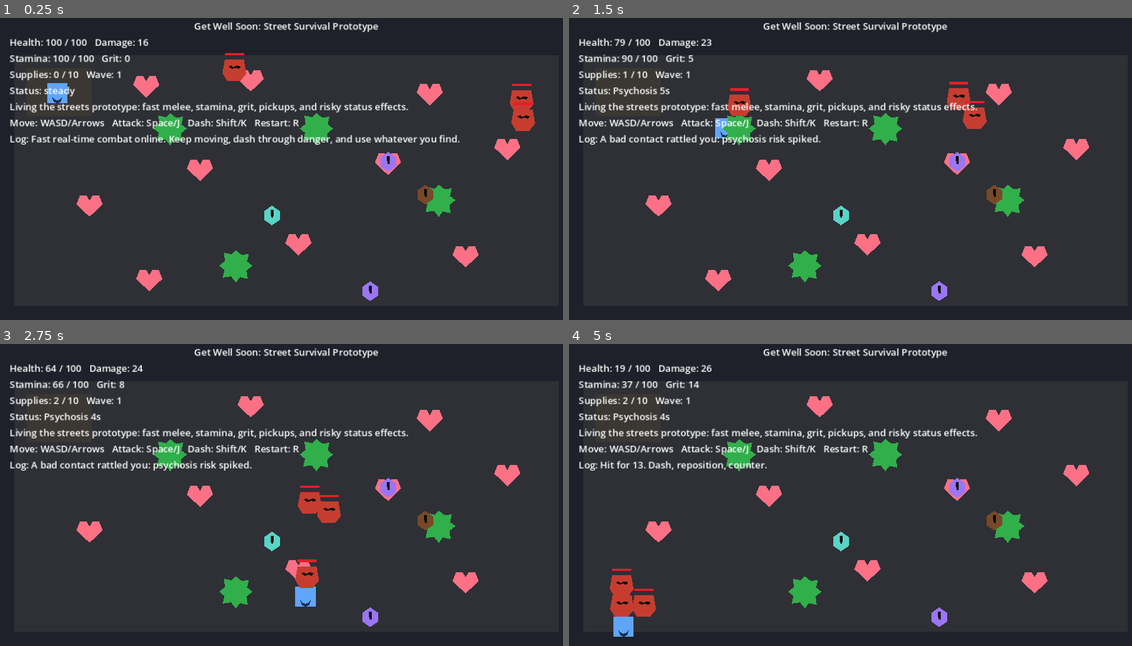
Above: before the commit, frames 1-4 (two rows, left to right).
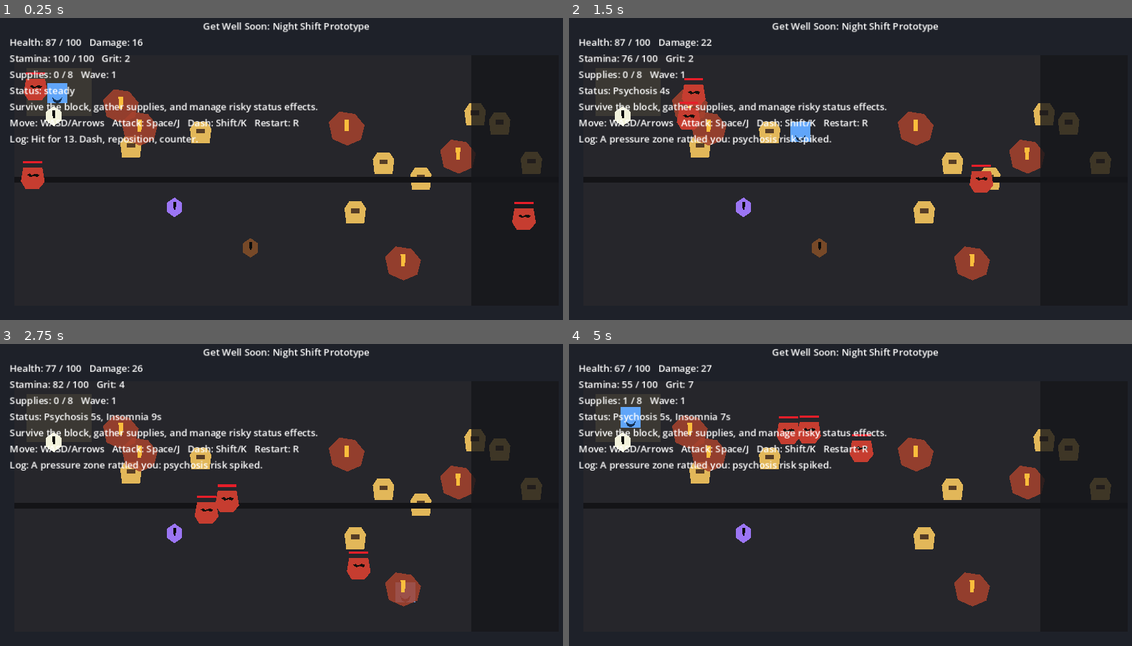
Above: after the commit, the same moments.

Repository: derekables/Get-Well-Soon
Game: Godot game, scene res://scenes/main.tscn
The game is run twice, just before and just after one commit, with the same random seed, the same clock (stepped at 60 frames per second) and the same inputs.
Inputs:
- Up to frame 1 (0.25 s): no input
- Up to frame 2 (1.5 s): hold D (move_right) 0.53-1.28 s; tap Shift (dash) at 0.6 s; hold S (move_down) from 1.28 s (still down); tap Space (attack) at 1.35 s
- Up to frame 3 (2.75 s): tap Shift (dash) at 1.55, 2.1 s; release S (move_down) at 2.03 s; hold D (move_right) from 2.03 s (still down)
- Up to frame 4 (5 s): release D (move_right) at 2.78 s; hold W (move_up) 2.78-3.53 s; tap Shift (dash) at 2.85, 3.8, 4.35 s; hold A (move_left) from 3.53 s (still down); tap Space (attack) at 3.6 s

The runs differ from the first frame. In frame 1, 25% of the frame differs, in the area x 1-100%, y 1-96%; in frame 2, 25%; in frame 3, 25%; in frame 4, 25%, in the area x 1-100%, y 1-97%.

Commit message:
Remove placeholder hearts and germs

Diff:
--- a/scenes/germ.tscn
+++ /dev/null
@@ -1,16 +0,0 @@
-[gd_scene load_steps=3 format=3]
-
-[ext_resource type="Script" path="res://scripts/hazard.gd" id="1_hazard"]
-
-[sub_resource type="CircleShape2D" id="CircleShape2D_germ"]
-radius = 24.0
-
-[node name="Germ" type="Area2D"]
-script = ExtResource("1_hazard")
-
-[node name="Shape" type="Polygon2D" parent="."]
-color = Color(0.192157, 0.690196, 0.298039, 1)
-polygon = PackedVector2Array(0, -26, 10, -18, 22, -20, 19, -7, 28, 0, 18, 8, 20, 22, 7, 19, 0, 28, -8, 18, -22, 20, -19, 7, -28, 0, -18, -8, -20, -22, -7, -19)
-
-[node name="CollisionShape2D" type="CollisionShape2D" parent="."]
-shape = SubResource("CircleShape2D_germ")
--- a/scenes/heart.tscn
+++ /dev/null
@@ -1,16 +0,0 @@
-[gd_scene load_steps=3 format=3]
-
-[ext_resource type="Script" path="res://scripts/coin.gd" id="1_coin"]
-
-[sub_resource type="CircleShape2D" id="CircleShape2D_heart"]
-radius = 18.0
-
-[node name="Heart" type="Area2D"]
-script = ExtResource("1_coin")
-
-[node name="Shape" type="Polygon2D" parent="."]
-color = Color(0.984314, 0.443137, 0.521569, 1)
-polygon = PackedVector2Array(0, 18, -22, -3, -16, -18, -5, -18, 0, -9, 5, -18, 16, -18, 22, -3)
-
-[node name="CollisionShape2D" type="CollisionShape2D" parent="."]
-shape = SubResource("CircleShape2D_heart")
--- a/scenes/main.tscn
+++ b/scenes/main.tscn
@@ -1,8 +1,6 @@
-[gd_scene load_steps=5 format=3]
+[gd_scene load_steps=3 format=3]
 
 [ext_resource type="PackedScene" path="res://scenes/player.tscn" id="1_player"]
-[ext_resource type="PackedScene" path="res://scenes/heart.tscn" id="2_heart"]
-[ext_resource type="PackedScene" path="res://scenes/germ.tscn" id="3_germ"]
 [ext_resource type="Script" path="res://scripts/game.gd" id="4_game"]
 
 [node name="Game" type="Node2D"]
@@ -18,9 +16,9 @@
 offset_top = 72.0
 offset_right = 936.0
 offset_bottom = 492.0
-color = Color(0.18, 0.19, 0.21, 1)
+color = Color(0.15, 0.15, 0.17, 1)
 
-[node name="Bed" type="ColorRect" parent="."]
+[node name="SafeCorner" type="ColorRect" parent="."]
 offset_left = 44.0
 offset_top = 94.0
 offset_right = 154.0
@@ -30,51 +28,23 @@
 [node name="Player" parent="." instance=ExtResource("1_player")]
 position = Vector2(96, 136)
 
-[node name="Coins" type="Node2D" parent="."]
+[node name="Supplies" type="Node2D" parent="."]
 
-[node name="Heart1" parent="Coins" instance=ExtResource("2_heart")]
-position = Vector2(245, 125)
+[node name="PressureZones" type="Node2D" parent="."]
 
-[node name="Heart2" parent="Coins" instance=ExtResource("2_heart")]
-position = Vector2(420, 115)
+[node name="StreetDivider" type="ColorRect" parent="."]
+offset_left = 24.0
+offset_top = 276.0
+offset_right = 936.0
+offset_bottom = 286.0
+color = Color(0.08, 0.08, 0.09, 1)
 
-[node name="Heart3" parent="Coins" instance=ExtResource("2_heart")]
-position = Vector2(720, 138)
-
-[node name="Heart4" parent="Coins" instance=ExtResource("2_heart")]
-position = Vector2(850, 230)
-
-[node name="Heart5" parent="Coins" instance=ExtResource("2_heart")]
-position = Vector2(650, 255)
-
-[node name="Heart6" parent="Coins" instance=ExtResource("2_heart")]
-position = Vector2(335, 265)
-
-[node name="Heart7" parent="Coins" instance=ExtResource("2_heart")]
-position = Vector2(150, 325)
-
-[node name="Heart8" parent="Coins" instance=ExtResource("2_heart")]
-position = Vector2(500, 390)
-
-[node name="Heart9" parent="Coins" instance=ExtResource("2_heart")]
-position = Vector2(780, 410)
-
-[node name="Heart10" parent="Coins" instance=ExtResource("2_heart")]
-position = Vector2(250, 450)
-
-[node name="Hazards" type="Node2D" parent="."]
-
-[node name="Germ1" parent="Hazards" instance=ExtResource("3_germ")]
-position = Vector2(285, 195)
-
-[node name="Germ2" parent="Hazards" instance=ExtResource("3_germ")]
-position = Vector2(530, 195)
-
-[node name="Germ3" parent="Hazards" instance=ExtResource("3_germ")]
-position = Vector2(735, 315)
-
-[node name="Germ4" parent="Hazards" instance=ExtResource("3_germ")]
-position = Vector2(395, 425)
+[node name="AlleyShadow" type="ColorRect" parent="."]
+offset_left = 790.0
+offset_top = 72.0
+offset_right = 936.0
+offset_bottom = 492.0
+color = Color(0.08, 0.085, 0.1, 0.8)
 
 [node name="Enemies" type="Node2D" parent="."]
 
@@ -96,7 +66,7 @@
 
 [node name="TitleLabel" type="Label" parent="UI/MarginContainer/VBoxContainer"]
 layout_mode = 2
-text = "Get Well Soon: Street Survival Prototype"
+text = "Get Well Soon: Night Shift Prototype"
 horizontal_alignment = 1
 
 [node name="HealthLabel" type="Label" parent="UI/MarginContainer/VBoxContainer"]
@@ -109,7 +79,7 @@
 
 [node name="ScoreLabel" type="Label" parent="UI/MarginContainer/VBoxContainer"]
 layout_mode = 2
-text = "Supplies: 0 / 10   Wave: 1"
+text = "Supplies: 0 / 8   Wave: 1"
 
 [node name="StatusLabel" type="Label" parent="UI/MarginContainer/VBoxContainer"]
 layout_mode = 2
@@ -117,7 +87,7 @@
 
 [node name="MessageLabel" type="Label" parent="UI/MarginContainer/VBoxContainer"]
 layout_mode = 2
-text = "Living the streets prototype: fast melee, stamina, grit, pickups, and risky status effects."
+text = "Survive the block, gather supplies, and manage risky status effects."
 
 [node name="RestartLabel" type="Label" parent="UI/MarginContainer/VBoxContainer"]
 layout_mode = 2
--- /dev/null
+++ b/scenes/pressure_zone.tscn
@@ -0,0 +1,20 @@
+[gd_scene load_steps=3 format=3]
+
+[ext_resource type="Script" path="res://scripts/pressure_zone.gd" id="1_pressure_zone"]
+
+[sub_resource type="CircleShape2D" id="CircleShape2D_pressure_zone"]
+radius = 28.0
+
+[node name="PressureZone" type="Area2D"]
+script = ExtResource("1_pressure_zone")
+
+[node name="Shape" type="Polygon2D" parent="."]
+color = Color(0.65, 0.26, 0.18, 0.86)
+polygon = PackedVector2Array(-30, -10, -12, -28, 14, -24, 30, -5, 24, 19, 1, 29, -24, 18)
+
+[node name="Warning" type="Polygon2D" parent="."]
+color = Color(1, 0.77, 0.24, 0.95)
+polygon = PackedVector2Array(-4, -15, 4, -15, 3, 5, -3, 5)
+
+[node name="CollisionShape2D" type="CollisionShape2D" parent="."]
+shape = SubResource("CircleShape2D_pressure_zone")
--- /dev/null
+++ b/scenes/supply_cache.tscn
@@ -0,0 +1,20 @@
+[gd_scene load_steps=3 format=3]
+
+[ext_resource type="Script" path="res://scripts/supply_cache.gd" id="1_supply_cache"]
+
+[sub_resource type="CircleShape2D" id="CircleShape2D_supply_cache"]
+radius = 18.0
+
+[node name="SupplyCache" type="Area2D"]
+script = ExtResource("1_supply_cache")
+
+[node name="Bag" type="Polygon2D" parent="."]
+color = Color(0.89, 0.72, 0.35, 1)
+polygon = PackedVector2Array(-18, -7, -10, -19, 10, -19, 18, -7, 15, 18, -15, 18)
+
+[node name="Strap" type="Polygon2D" parent="."]
+color = Color(0.34, 0.24, 0.15, 1)
+polygon = PackedVector2Array(-7, -7, 7, -7, 7, 1, -7, 1)
+
+[node name="CollisionShape2D" type="CollisionShape2D" parent="."]
+shape = SubResource("CircleShape2D_supply_cache")
--- a/scripts/game.gd
+++ b/scripts/game.gd
@@ -1,8 +1,12 @@
 extends Node2D
 
-const TOTAL_SUPPLIES := 10
+const TOTAL_SUPPLIES := 8
+const STARTING_SUPPLY_CACHES := 8
+const STARTING_PRESSURE_ZONES := 5
 const ENEMY_SCENE := preload("res://scenes/enemy.tscn")
 const ITEM_SCENE := preload("res://scenes/item_pickup.tscn")
+const SUPPLY_CACHE_SCENE := preload("res://scenes/supply_cache.tscn")
+const PRESSURE_ZONE_SCENE := preload("res://scenes/pressure_zone.tscn")
 const PLAY_RECT := Rect2(24, 72, 912, 420)
 const ITEM_TABLE := [
 	{
@@ -40,8 +44,8 @@
 @onready var message_label: Label = $UI/MarginContainer/VBoxContainer/MessageLabel
 @onready var restart_label: Label = $UI/MarginContainer/VBoxContainer/RestartLabel
 @onready var combat_log_label: Label = $UI/MarginContainer/VBoxContainer/CombatLogLabel
-@onready var coins: Node2D = $Coins
-@onready var hazards: Node2D = $Hazards
+@onready var supply_caches: Node2D = $Supplies
+@onready var pressure_zones: Node2D = $PressureZones
 @onready var enemies: Node2D = $Enemies
 @onready var items: Node2D = $Items
 
@@ -59,36 +63,34 @@
 	player.status_changed.connect(_on_player_status_changed)
 	player.attack_landed.connect(_on_attack_landed)
 	player.knocked_out.connect(_on_player_knocked_out)
-	for coin in coins.get_children():
-		coin.collected.connect(_on_supply_collected)
-	for hazard in hazards.get_children():
-		hazard.touched.connect(_on_hazard_touched)
+	_spawn_supply_caches(STARTING_SUPPLY_CACHES)
+	_spawn_pressure_zones(STARTING_PRESSURE_ZONES)
 	_spawn_wave(wave)
-	_spawn_loose_items(4)
-	_set_log("Fast real-time combat online. Keep moving, dash through danger, and use whatever you find.")
+	_spawn_loose_items(3)
+	_set_log("Night shift online. Gather real supplies, avoid pressure zones, and fight only when you must.")
 	_update_ui()
 
 func _process(_delta: float) -> void:
 	if Input.is_action_just_pressed("restart"):
 		get_tree().reload_current_scene()
 
-func _on_supply_collected(coin: Area2D) -> void:
+func _on_supply_collected(cache: Area2D) -> void:
 	if game_over:
 		return
 	supplies += 1
 	player.add_supply(1)
-	coin.queue_free()
-	_set_log("Found supplies. Grit and stamina up.")
+	cache.queue_free()
+	_set_log("Found a supply cache. Grit and stamina up.")
 	if supplies >= TOTAL_SUPPLIES:
 		_set_log("Supply run complete. You can keep fighting waves or press R to restart.")
 	_update_ui()
 
-func _on_hazard_touched() -> void:
+func _on_pressure_zone_triggered() -> void:
 	if game_over:
 		return
 	player.take_damage(8)
 	player.apply_status("psychosis", 5.0, 1.0)
-	_set_log("A bad contact rattled you: psychosis risk spiked.")
+	_set_log("A pressure zone rattled you: psychosis risk spiked.")
 
 func _on_item_picked_up(item: Area2D, item_data: Dictionary) -> void:
 	if game_over:
@@ -143,6 +145,22 @@
 		enemy.struck_player.connect(_on_enemy_struck_player)
 	_set_log("Wave %d rolled in: %d threats on the block." % [level, count])
 
+func _spawn_supply_caches(count: int) -> void:
+	for i in range(count):
+		var cache := SUPPLY_CACHE_SCENE.instantiate()
+		cache.name = "SupplyCache%d" % (i + 1)
+		cache.global_position = _random_play_position()
+		supply_caches.add_child(cache)
+		cache.collected.connect(_on_supply_collected)
+
+func _spawn_pressure_zones(count: int) -> void:
+	for i in range(count):
+		var zone := PRESSURE_ZONE_SCENE.instantiate()
+		zone.name = "PressureZone%d" % (i + 1)
+		zone.global_position = _random_play_position()
+		pressure_zones.add_child(zone)
+		zone.triggered.connect(_on_pressure_zone_triggered)
+
 func _spawn_loose_items(count: int) -> void:
 	for i in range(count):
 		_spawn_item(_random_play_position())
@@ -157,8 +175,8 @@
 
 func _random_play_position() -> Vector2:
 	return Vector2(
-		_rng.randf_range(PLAY_RECT.position.x + 24.0, PLAY_RECT.end.x - 24.0),
-		_rng.randf_range(PLAY_RECT.position.y + 24.0, PLAY_RECT.end.y - 24.0)
+		_rng.randf_range(PLAY_RECT.position.x + 44.0, PLAY_RECT.end.x - 44.0),
+		_rng.randf_range(PLAY_RECT.position.y + 44.0, PLAY_RECT.end.y - 44.0)
 	)
 
 func _random_edge_position() -> Vector2:
@@ -179,7 +197,7 @@
 		combat_log_label.text = "Log: " + _combat_log
 
 func _update_ui() -> void:
-	message_label.text = "Living the streets prototype: fast melee, stamina, grit, pickups, and risky status effects."
+	message_label.text = "Survive the block, gather supplies, and manage risky status effects."
 	restart_label.text = "Move: WASD/Arrows   Attack: Space/J   Dash: Shift/K   Restart: R"
 	score_label.text = "Supplies: %d / %d   Wave: %d" % [supplies, TOTAL_SUPPLIES, wave]
 	if combat_log_label != null:
--- a/scripts/coin.gd
+++ b/scripts/pressure_zone.gd
@@ -1,10 +1,10 @@
 extends Area2D
 
-signal collected(coin: Area2D)
+signal triggered
 
 func _ready() -> void:
 	body_entered.connect(_on_body_entered)
 
 func _on_body_entered(body: Node2D) -> void:
 	if body.name == "Player":
-		collected.emit(self)
+		triggered.emit()
--- a/scripts/hazard.gd
+++ b/scripts/supply_cache.gd
@@ -1,10 +1,10 @@
 extends Area2D
 
-signal touched
+signal collected(cache: Area2D)
 
 func _ready() -> void:
 	body_entered.connect(_on_body_entered)
 
 func _on_body_entered(body: Node2D) -> void:
 	if body.name == "Player":
-		touched.emit()
+		collected.emit(self)
Not shown, changed: README.md
